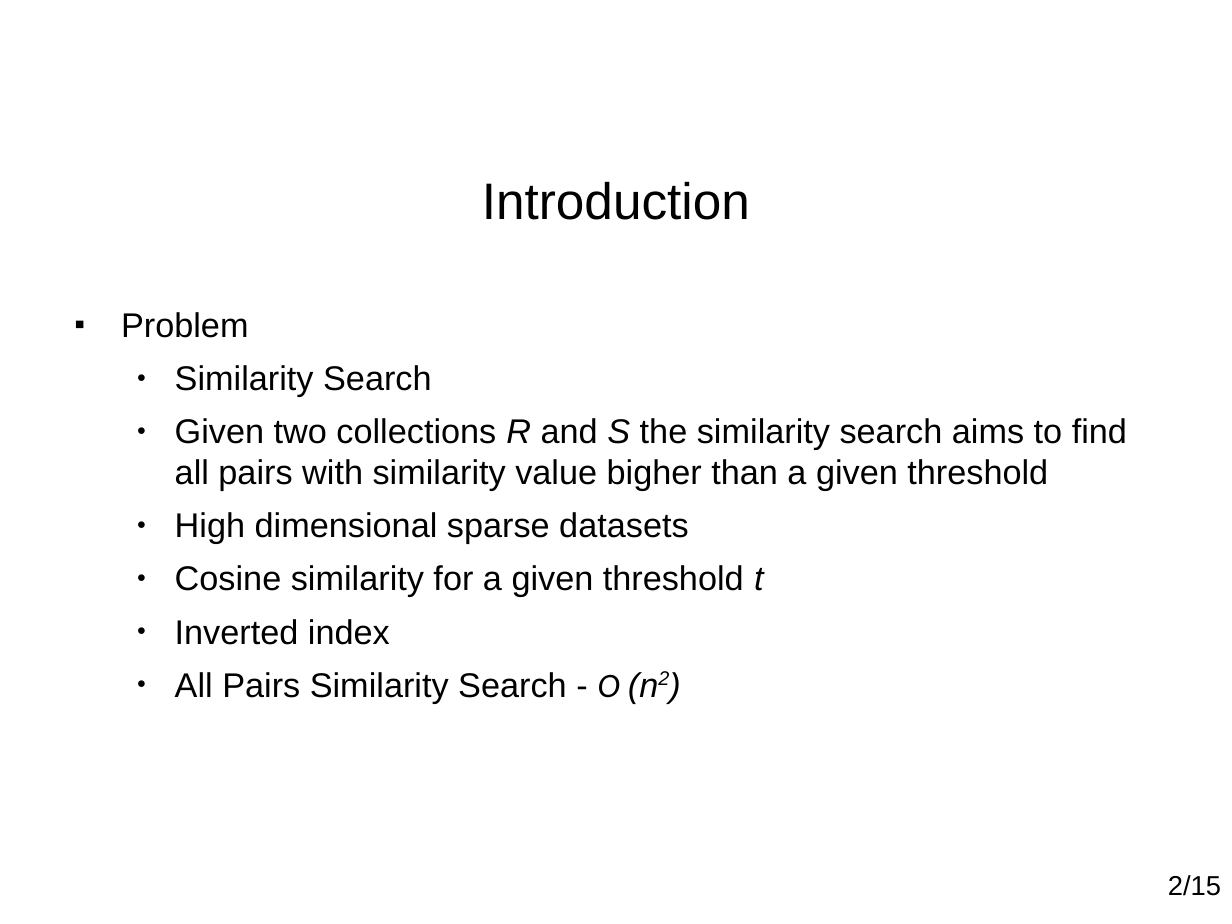
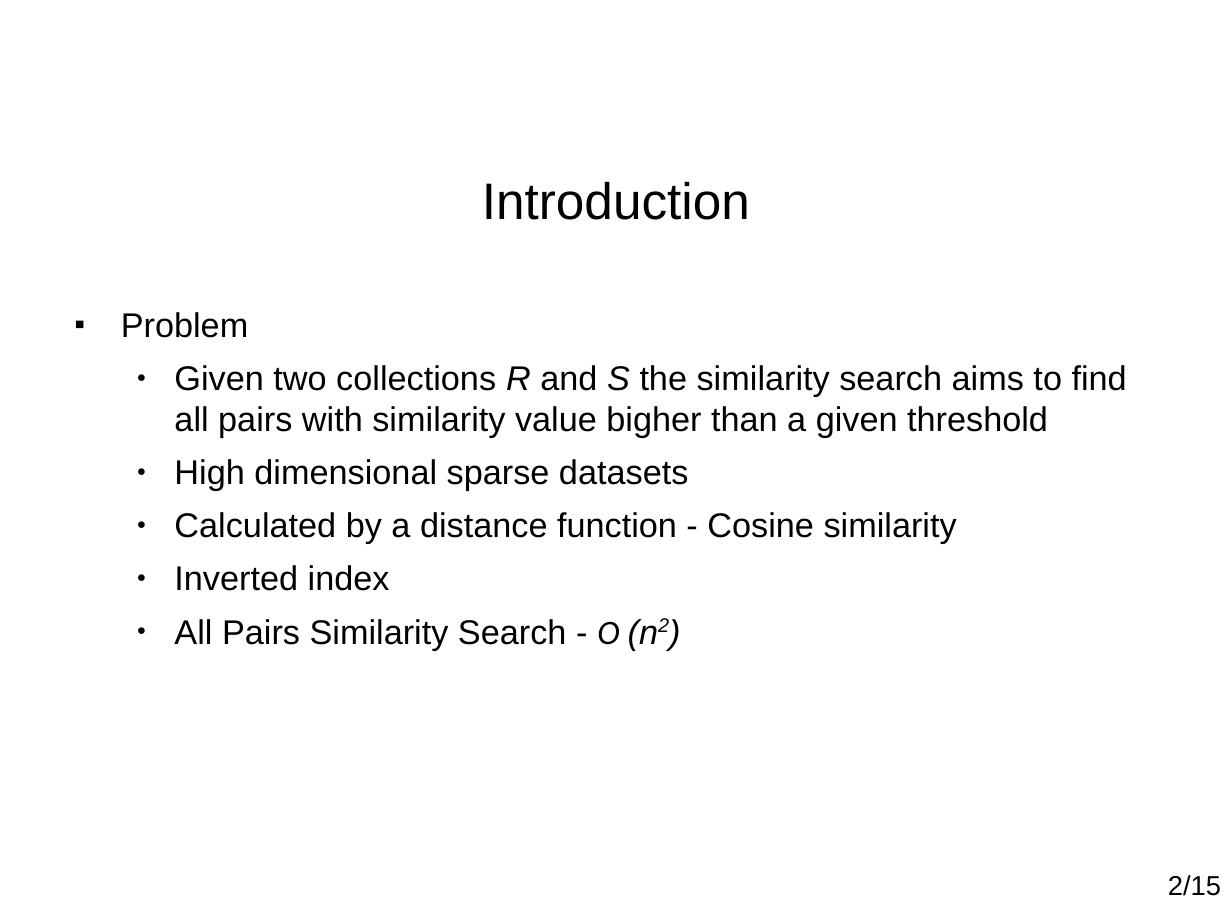
Before and after one commit to paulohq/apresentacao-L2AP, a slide deck: slide 4 of apresentacao-L2AP.ppt (slide 3 before the commit). Drawn at 1232x924 pixels with LibreOffice and Linux fonts; fonts in the diff are those of the drawing; background and template pictures are left out. Boxes give left, top, right and bottom in pixels: in the first picture for what was removed or moved away, otherwise in the second. Text is boxed around its words. In the diff, an @@ line names an element or a change of style, - is before the commit and + after.

```diff
--- a/apresentacao-L2AP.ppt
+++ b/apresentacao-L2AP.ppt
@@ text at bbox=[175, 365, 432, 397]: paragraph removed @@
-  ● Similarity Search
@@ text at bbox=[174, 512, 957, 544]: text changed @@
-  ● Cosine similarity for a given threshold t
+  ● Calculated by a distance function - Cosine similarity
```
Also in this commit, not shown: 5 other slides changed, 2 slides added, 4 other files.
